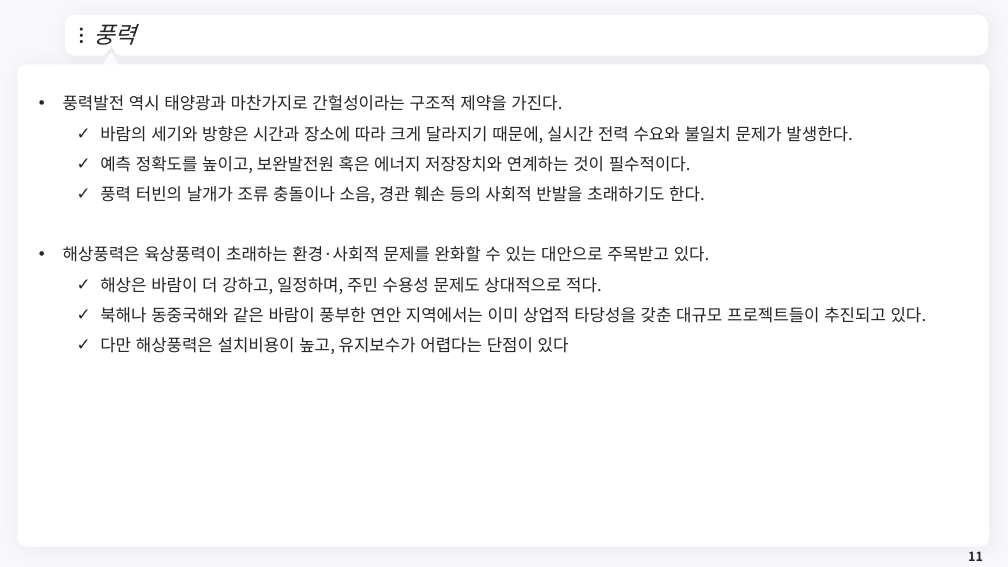
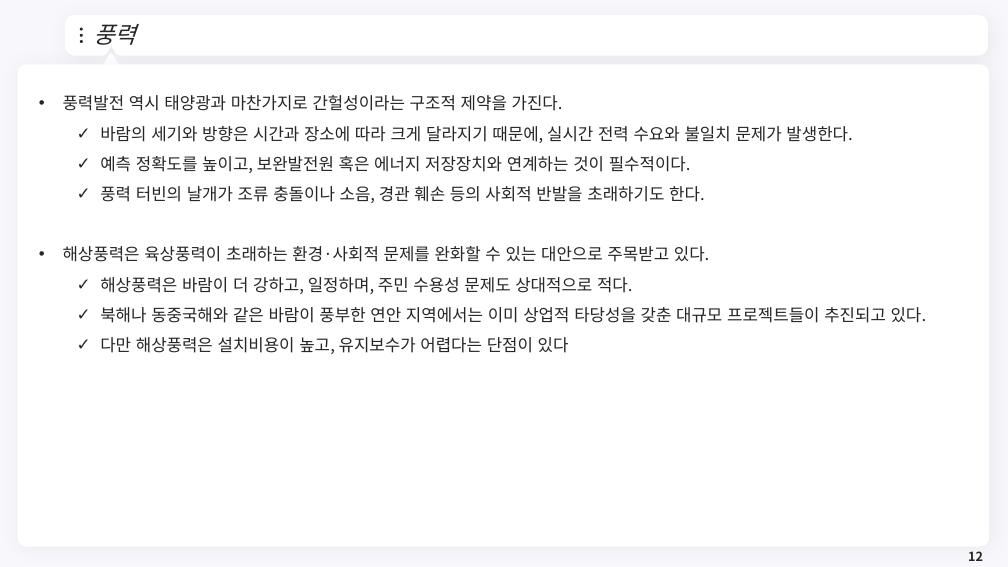
Before and after one commit to meandthey/Teaching, a slide deck: slide 12 of 에너지경제학/자원에너지경제학_Chapter_7 (재생에너지).pptx (slide 11 before the commit). Drawn at 1008x567 pixels with LibreOffice and Linux fonts; fonts in the diff are those of the drawing; background and template pictures are left out. Boxes give left, top, right and bottom in pixels: in the first picture for what was removed or moved away, otherwise in the second. Text is boxed around its words. In the diff, an @@ line names an element or a change of style, - is before the commit and + after.

```diff
--- a/에너지경제학/자원에너지경제학_Chapter_7 (재생에너지).pptx
+++ b/에너지경제학/자원에너지경제학_Chapter_7 (재생에너지).pptx
@@ text at box(100, 277, 633, 294): text changed @@
-  ✓ 해상은 바람이 더 강하고, 일정하며, 주민 수용성 문제도 상대적으로 적다.
+  ✓ 해상풍력은 바람이 더 강하고, 일정하며, 주민 수용성 문제도 상대적으로 적다.
@@ page number at box(968, 551, 983, 561): text changed @@
-11
+12
```
Also in this commit, not shown: 2 other slides changed, 2 slides added, 2 other files.
